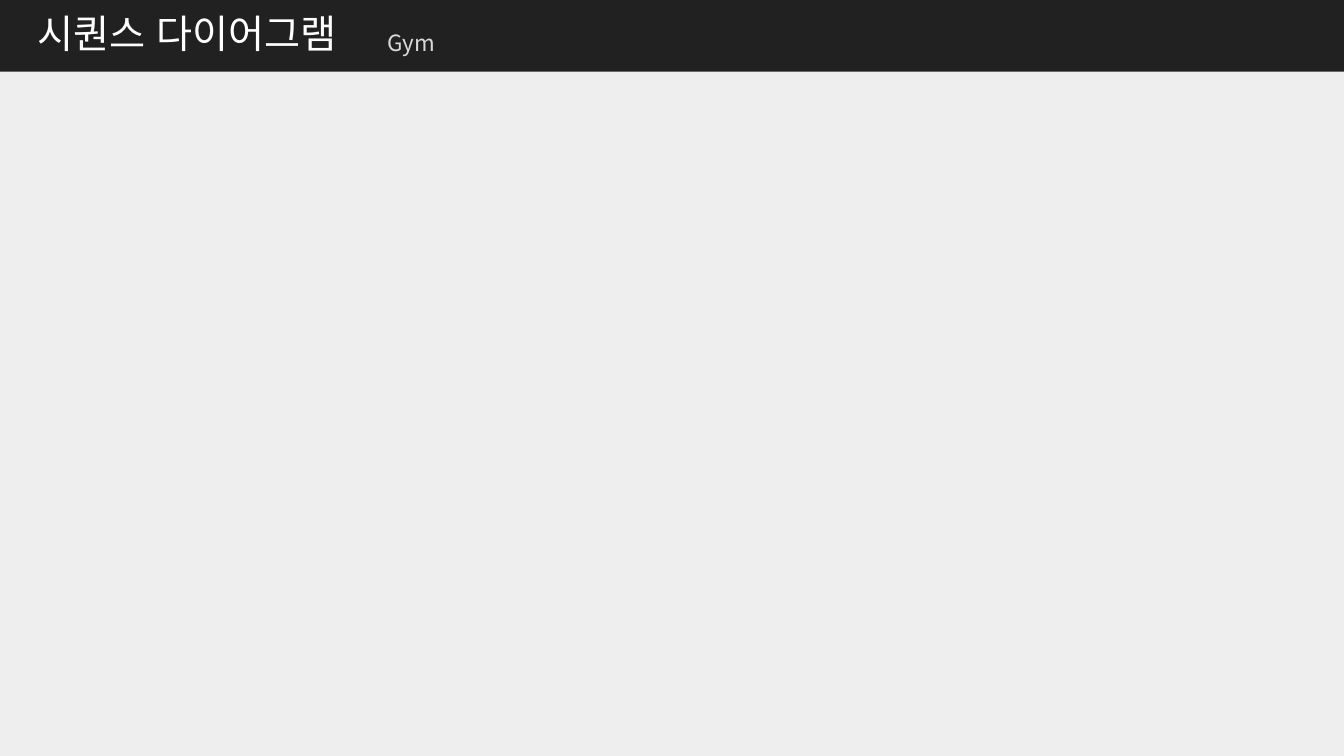
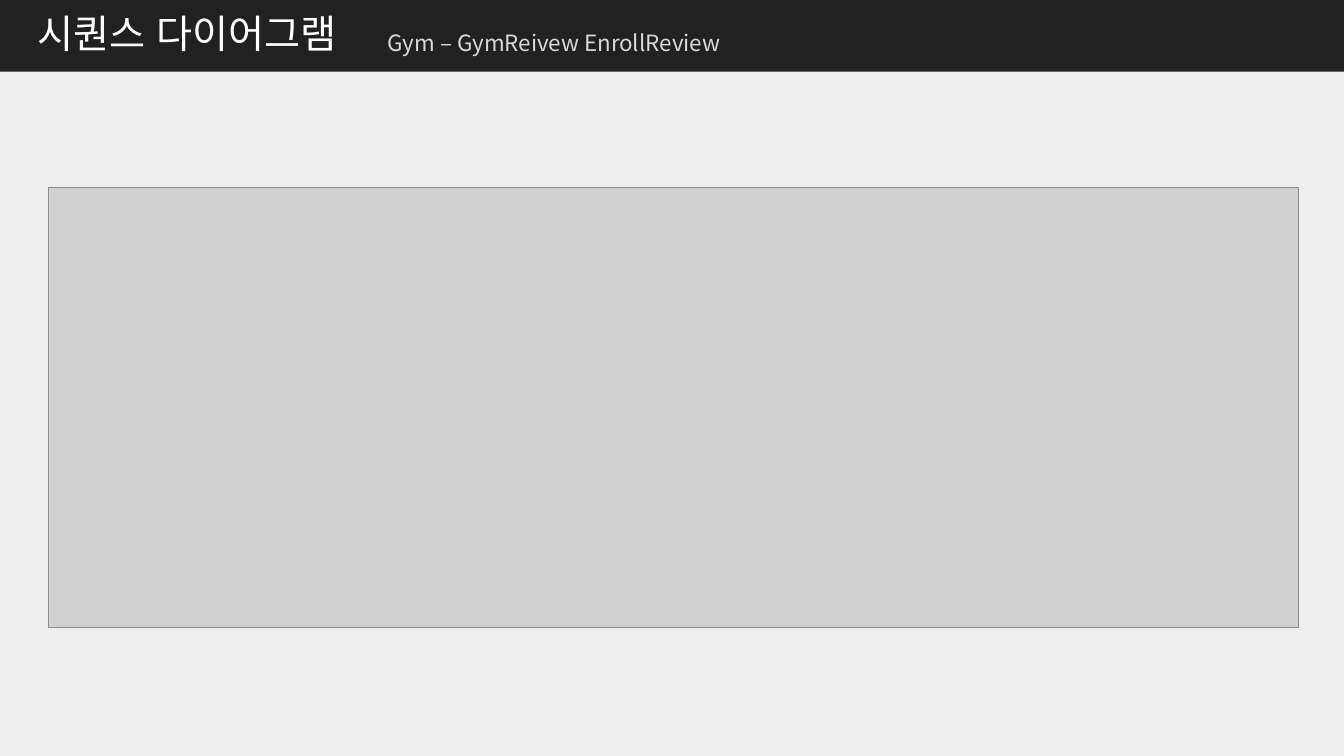
Before and after one commit to me0768/KHFinalProject, a slide deck: slide 28 of 보고서/클래스설계서_Final_Project.pptx (slide 23 before the commit). Drawn at 1344x756 pixels with LibreOffice and Linux fonts; fonts in the diff are those of the drawing; grey boxes stand for pictures. Boxes give left, top, right and bottom in pixels: in the first picture for what was removed or moved away, otherwise in the second. Text is boxed around its words. In the diff, an @@ line names an element or a change of style, - is before the commit and + after.

```diff
--- a/보고서/클래스설계서_Final_Project.pptx
+++ b/보고서/클래스설계서_Final_Project.pptx
@@ text at (388,33,720,56): text changed @@
-Gym
+Gym – GymReivew EnrollReview
@@ picture added at (48,188,1300,627) @@
```
Also in this commit, not shown: 14 other slides changed, 6 slides added, 16 other files.
